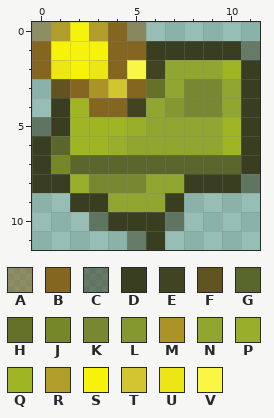
Pixel-art sprite, stored at assets/art/icons/money.png. That is the earlier state.
The file is 12x12 pixels. Colours within 5 levels of each other are drawn and written as one.
Palette (. is transparent): A #8565218a  B #856621  C #393d2085  D #393e21  E #404422  F #625421  G #59662c  H #657129  J #768729  K #788732  L #859731  M #aa9428  N #91a631  P #99ae2a  Q #a0b524  R #b09d2a  S #f6f20a  T #d1c531  U #ece616  V #f9f646
Pixels before, first column x 0:
 0 ARSRBA......
 1 BSSSBBDDDDDC
 2 BUSUBVENNNQD
 3 .FBMTBHNKKND
 4 .DQBBENLKKND
 5 CDQQQPNNNNQD
 6 DGQQPNNNNNQD
 7 DJGGGGGGGGGD
 8 DDPKKKNNDDDC
 9 ..DDNNND....
10 ...CDDDC....
11 .....CD.....
After the commit:
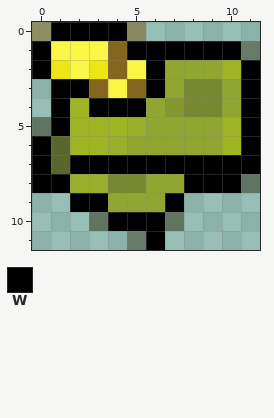
Colours new in this view: W #000000
The edit:
Colour B replaces colour M in row 3 at x 3.
Colour G replaces colour J in row 7 at x 1.
Colour P replaces colour K in row 8 at x 3.
Colour V replaces colour S in row 1 at x 1 to 3; in row 2 at x 2.
Colour V replaces colour T in row 3 at x 4.
Colour W replaces colour B in row 0 at x 4; in row 1 at x 0 and 5; in row 2 at x 0; in row 3 at x 2; in row 4 at x 3 to 4.
Colour W replaces colour D in row 1 at x 6 to 10; in rows 2 to 3 at x 11; in rows 4 to 5 at x 1 and 11; in rows 6 to 7 at x 0 and 11; in row 8 at x 0 to 1 and 8 to 10; in row 9 at x 2 to 3 and 7.
Colour W replaces colour D in row 10 at x 4 to 6; in row 11 at x 6.
Colour W replaces colour E in row 2 at x 6; in row 4 at x 5.
Colour W replaces colour F in row 3 at x 1.
Colour W replaces colour G in row 7 at x 2 to 10.
Colour W replaces colour H in row 3 at x 6.
Colour W replaces colour R in row 0 at x 1 and 3.
Colour W replaces colour S in row 0 at x 2.
Boxes around the changes in both pictures, in picture pixels (x1, y1, x2, y2):
changed: (32, 22, 260, 250)
